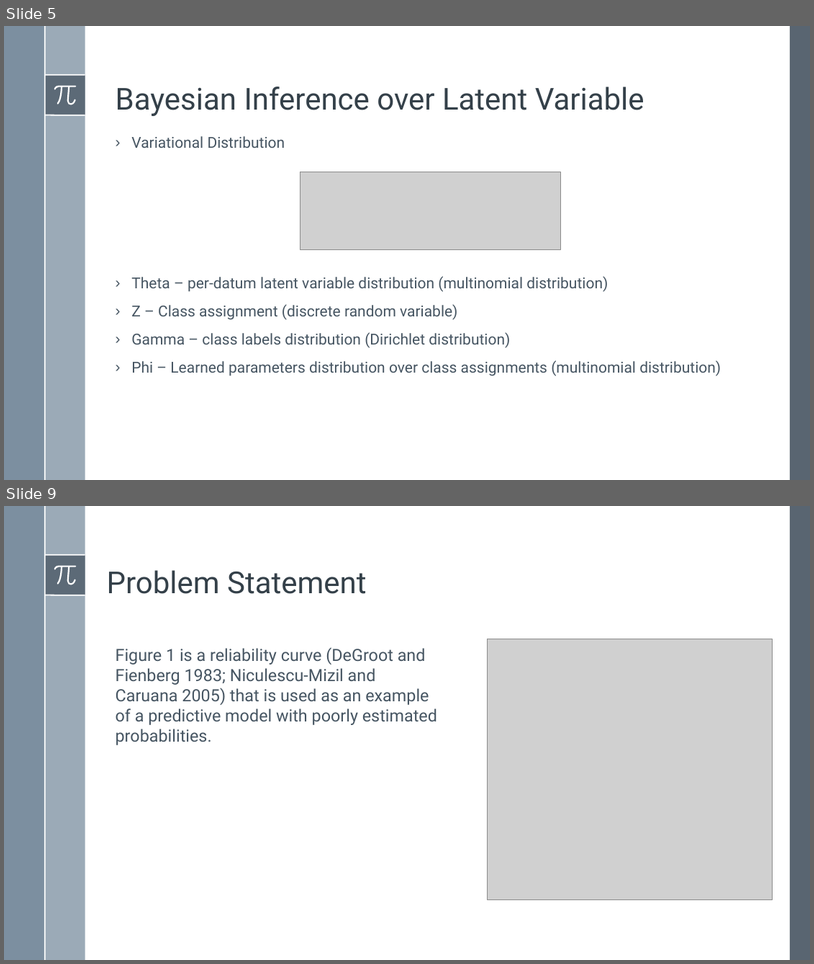
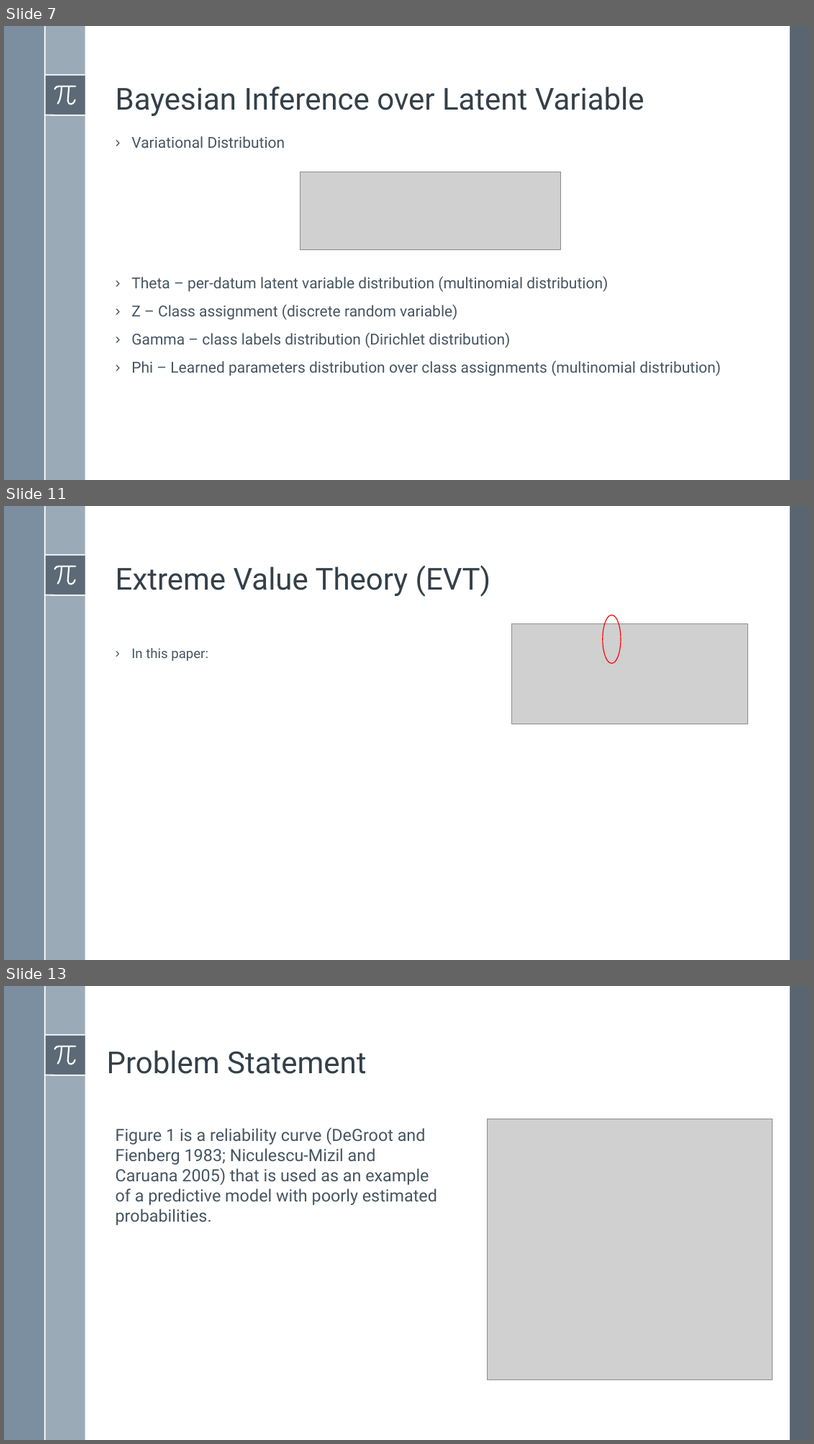
Before and after one commit to BardiaMojra/presentations, a slide deck: unified_probabilistic_deep_continual_learning_through_generative_replay_and_open_set_recognition/presentation.odp. Shown one above the other, each under a label of ours: slides 5 and 9 before the commit, slides 7, 11 and 13 after it; the slides between them are not shown. The pictures are 814x964 and 814x1444 pixels, drawn with LibreOffice and Linux fonts; fonts in the diff are those of the drawing; grey boxes stand for pictures; background and template pictures are left out. Boxes give left, top, right and bottom in pixels: in the first picture for what was removed or moved away, otherwise in the second. Text is boxed around its words. In the diff, an @@ line names an element or a change of style, - is before the commit and + after.

```diff
--- a/unified_probabilistic_deep_continual_learning_through_generative_replay_and_open_set_recognition/presentation.odp
+++ b/unified_probabilistic_deep_continual_learning_through_generative_replay_and_open_set_recognition/presentation.odp
@@ slide 11 added at bbox=[4, 506, 810, 960], background #FFFFFF; not listed: 8 template elements that a slide beside it also shows @@
@@ text added at bbox=[116, 565, 491, 597], 36 pt, text #344049 @@
+Extreme Value Theory (EVT)
@@ picture added at bbox=[512, 624, 748, 723] @@
@@ ellipse added at bbox=[603, 615, 621, 663], outline #FF0000 0.99 pt @@
@@ text added at bbox=[131, 648, 208, 661], 16 pt, text #465562 @@
+› In this paper:
@@ what was slide 5 is now slide 7 @@
@@ what was slide 9 is now slide 13 @@
```
Also in this commit, not shown: 1 slide changed, 6 other slides added, 3 slides removed, 13 other files.
